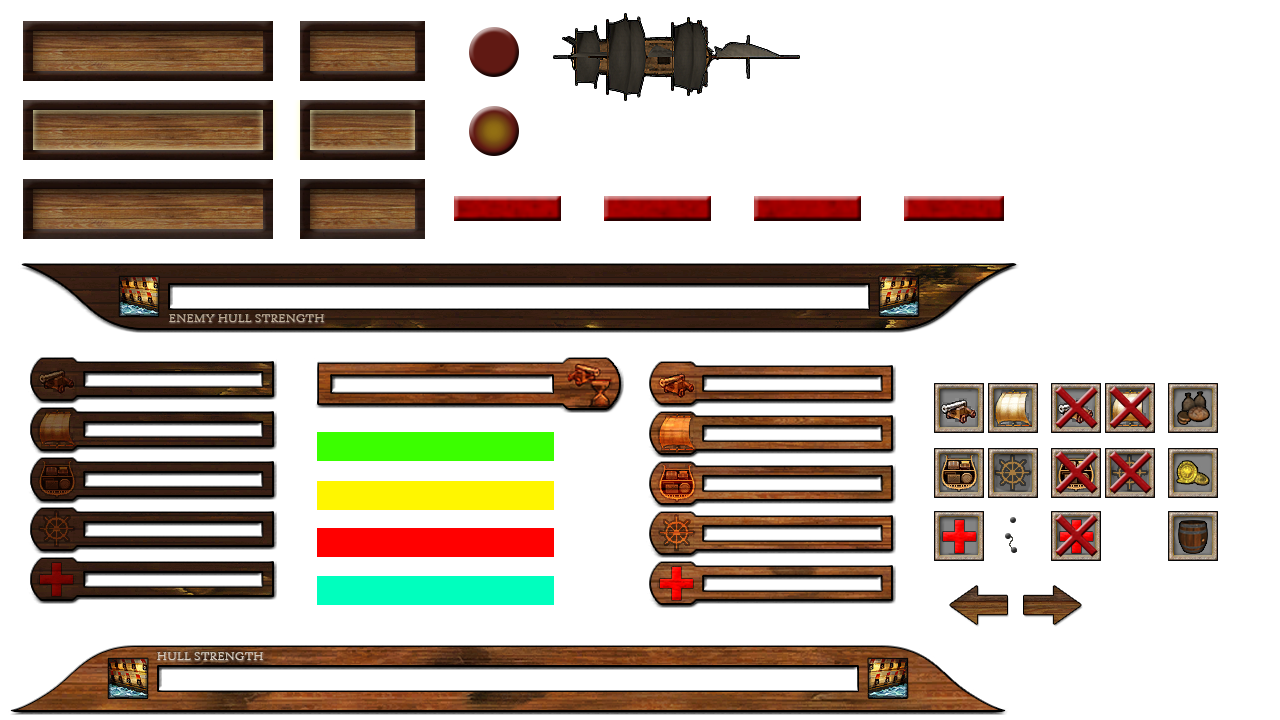
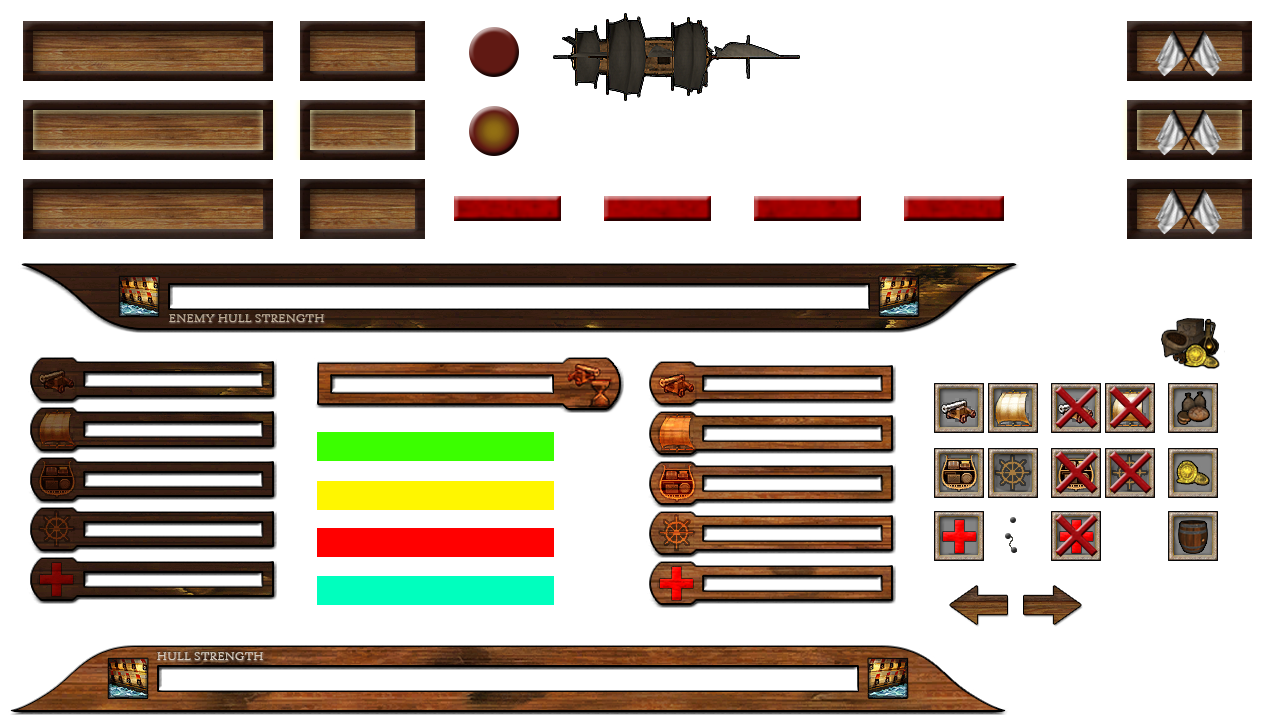
Layer changes from the first 1280x720 image to the second:
added layer "white flag" above "button retreat normal" over box(1155, 31, 1222, 235)
added layer "button retreat normal" above "button retreat hover" over box(1127, 21, 1252, 81)
added layer "button retreat hover" above "button retreat press" over box(1121, 100, 1252, 160)
added layer "button retreat press" above "Layer 6" over box(1127, 179, 1252, 239)
added layer "Layer 6" above "test" over box(1161, 318, 1225, 370)
